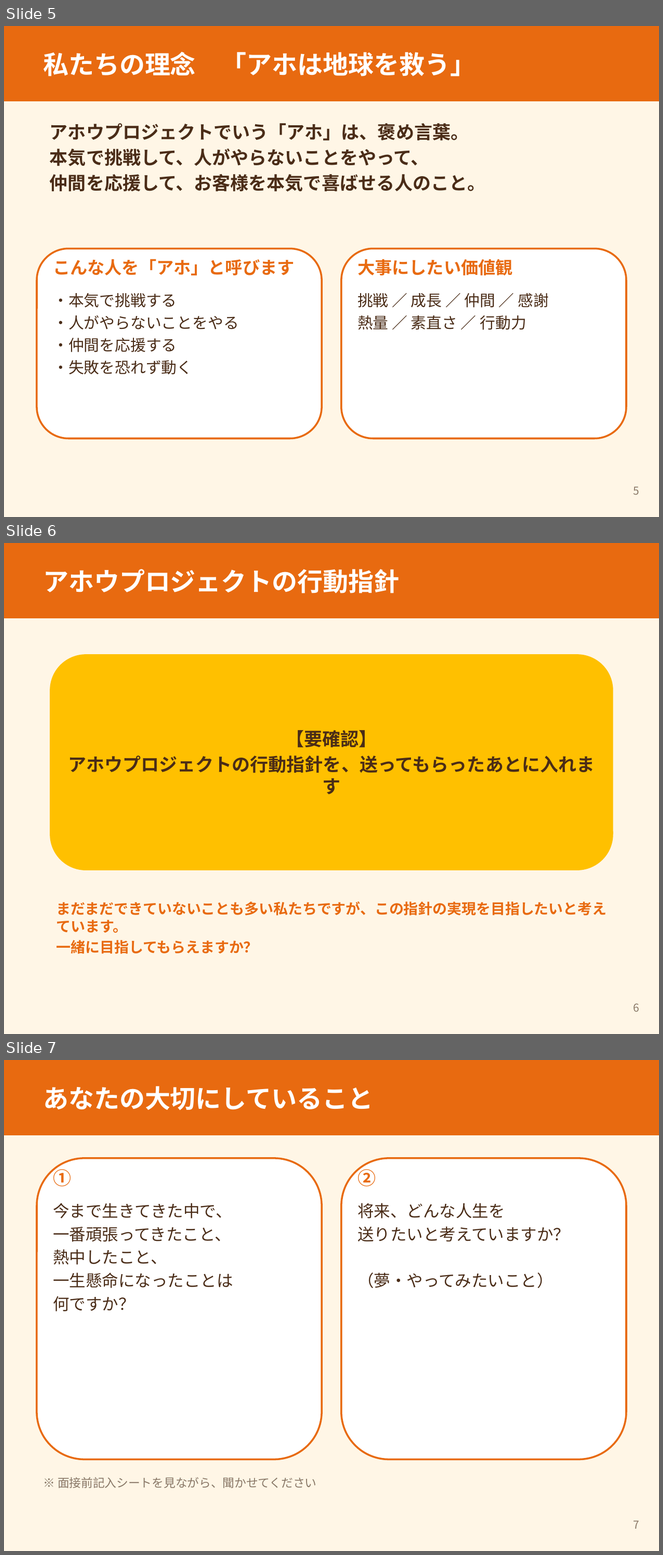
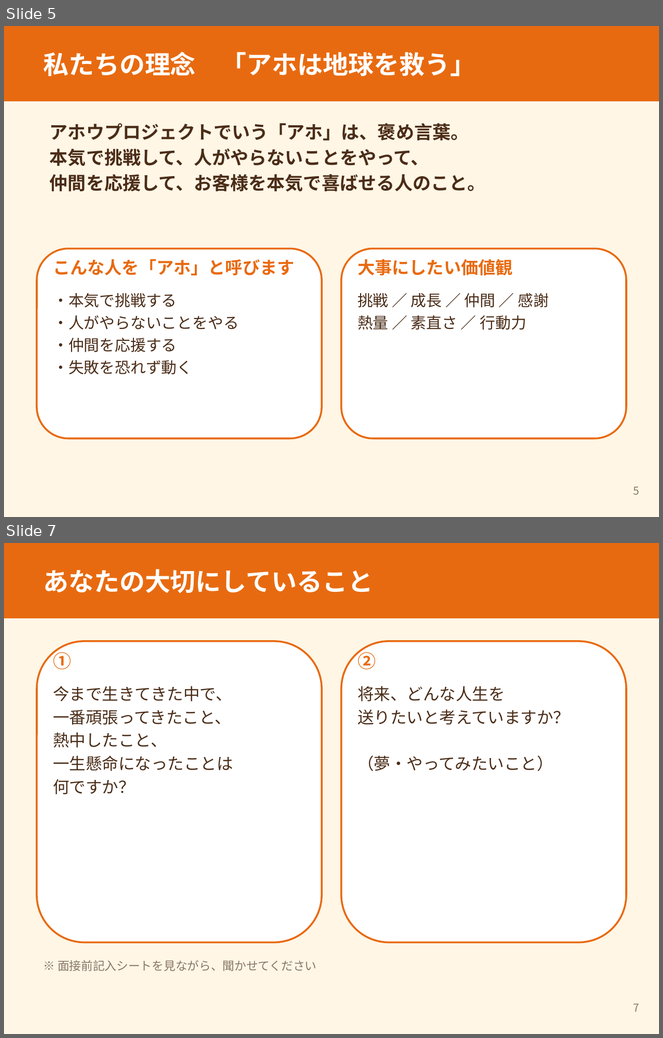
Before and after one commit to ahouprojectmaimai-beep/claude, a slide deck: horimaru/01_ほりまる面接紙芝居_案.pptx. Shown one above the other, each under a label of ours: slides 5, 6 and 7 before the commit, slides 5 and 7 after it; the slides between them are not shown. The pictures are 663x1555 and 663x1038 pixels, drawn with LibreOffice and Linux fonts; fonts in the diff are those of the drawing. Boxes give left, top, right and bottom in pixels: in the first picture for what was removed or moved away, otherwise in the second. Text is boxed around its words. In the diff, an @@ line names an element or a change of style, - is before the commit and + after.

```diff
--- a/horimaru/01_ほりまる面接紙芝居_案.pptx
+++ b/horimaru/01_ほりまる面接紙芝居_案.pptx
@@ slide 6 removed at bbox=[4, 543, 659, 1034], background #FFFFFF @@
@@ rectangle removed at bbox=[4, 543, 659, 1034] @@
@@ rectangle removed at bbox=[4, 543, 659, 618] @@
@@ text removed at bbox=[43, 569, 399, 593] @@
-アホウプロジェクトの行動指針
@@ rounded rectangle removed at bbox=[50, 654, 613, 871] @@
@@ text removed at bbox=[68, 730, 595, 795] @@
-【要確認】
-アホウプロジェクトの行動指針を、送ってもらったあとに入れます
@@ text removed at bbox=[57, 902, 607, 954] @@
-まだまだできていないことも多い私たちですが、この指針の実現を目指したいと考えています。
-一緒に目指してもらえますか？
@@ text removed at bbox=[634, 1004, 640, 1012] @@
-6
```
Also in this commit, not shown: 1 slide added.
